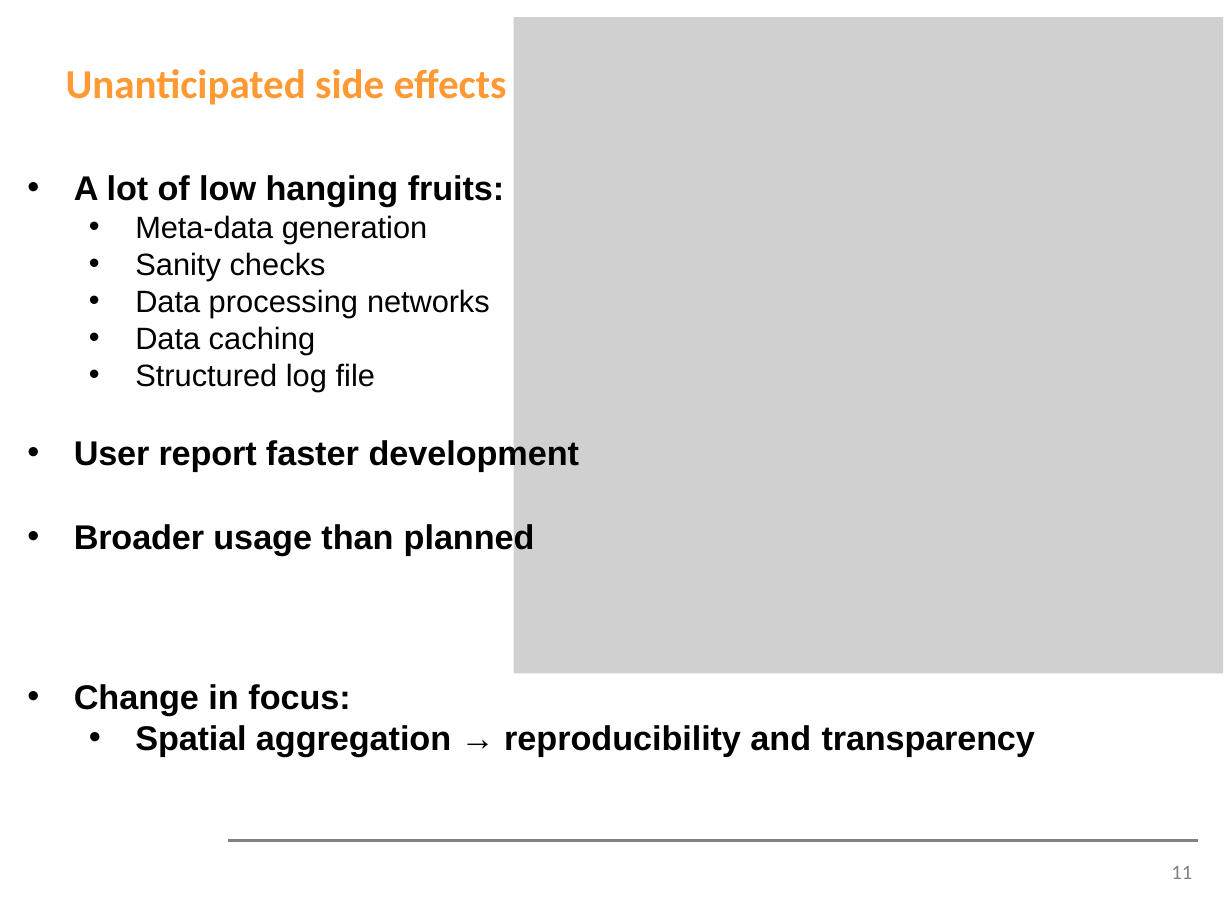
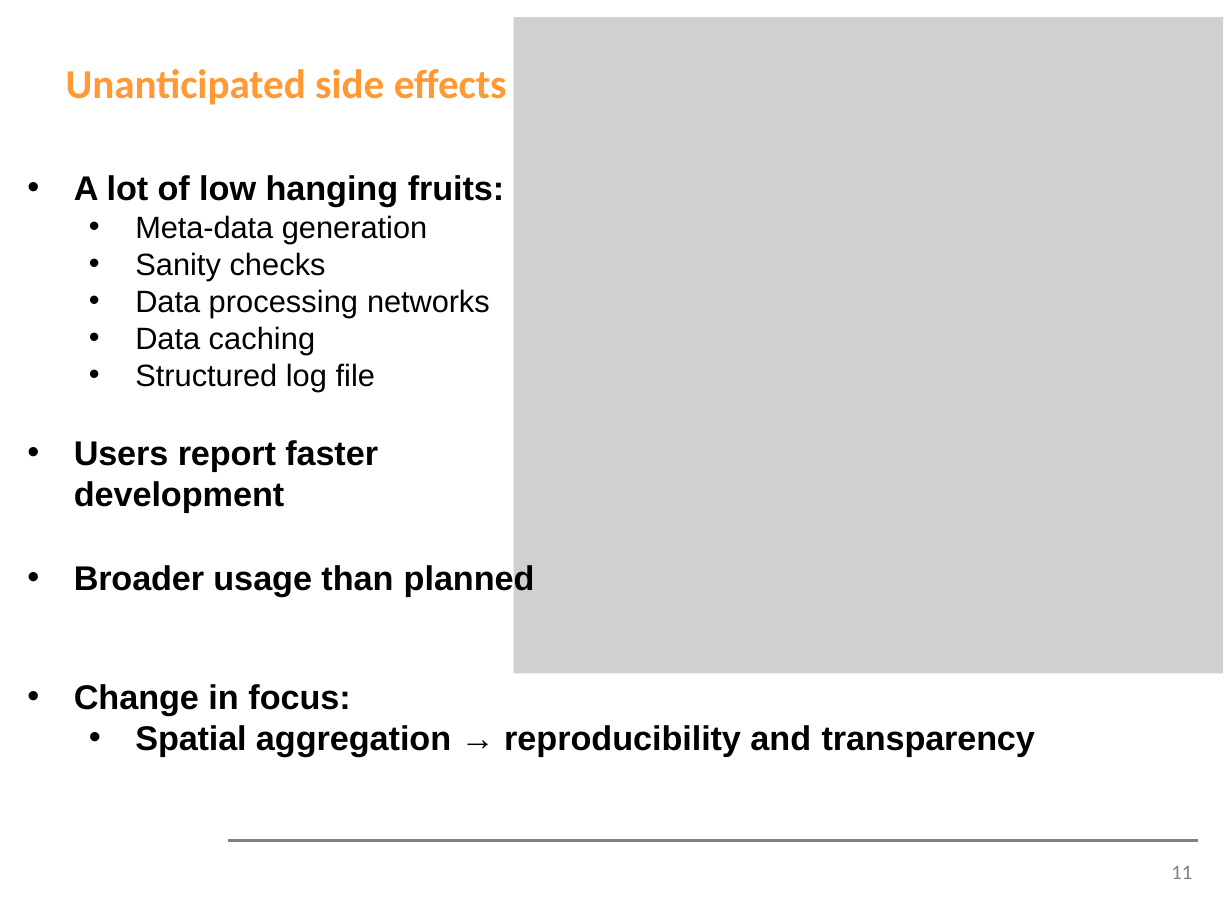
Before and after one commit to bemot/tutorials, a slide deck: slide 11 of madrat/MAgPIE_madrat_tutorial_2020.pptx. Drawn at 1232x924 pixels with LibreOffice and Linux fonts; fonts in the diff are those of the drawing; grey boxes stand for pictures; background and template pictures are left out. Boxes give left, top, right and bottom in pixels: in the first picture for what was removed or moved away, otherwise in the second. Text is boxed around its words. In the diff, an @@ line names an element or a change of style, - is before the commit and + after.

```diff
--- a/madrat/MAgPIE_madrat_tutorial_2020.pptx
+++ b/madrat/MAgPIE_madrat_tutorial_2020.pptx
@@ text at box(74, 440, 378, 512): text changed @@
-• User report faster development
+• Users report faster development
```
Also in this commit, not shown: 1 other slide changed, 1 slide added, 1 slide removed, 2 other files.
